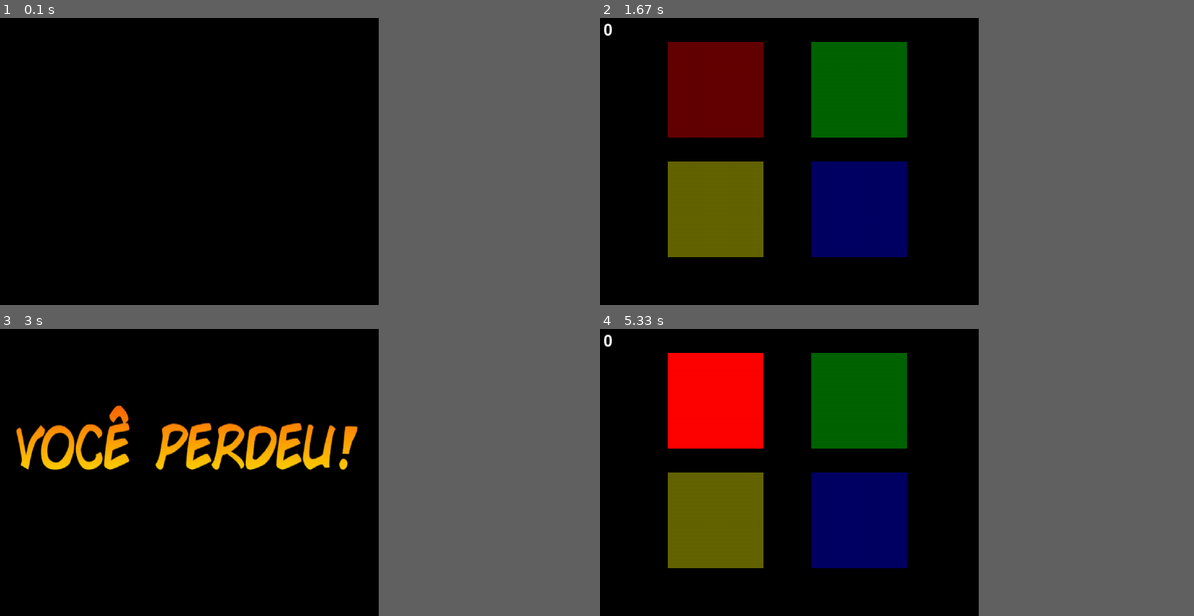
Above: before the commit, frames 1-4 (two rows, left to right).
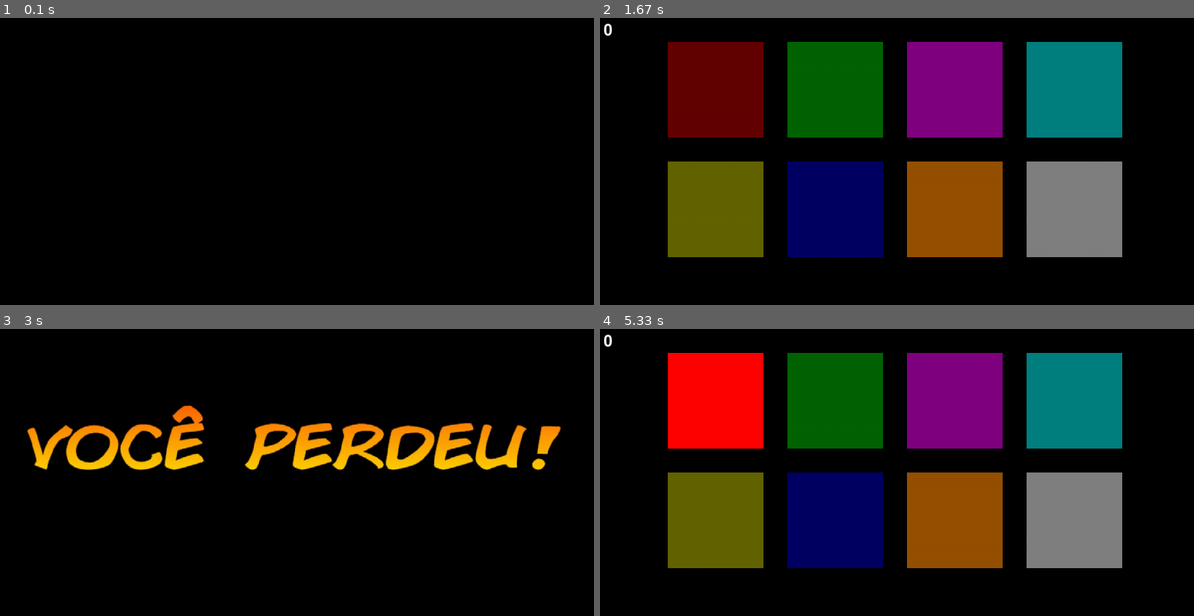
Above: after the commit, the same moments.

Repository: luccapbsaraiva/Projeto_pygame
Game: pygame game, started from Genius.py
The game is run twice, just before and just after one commit, with the same random seed, the same clock (stepped at 60 frames per second) and the same inputs.
Inputs:
- Up to frame 1 (0.1 s): no input
- Up to frame 2 (1.67 s): hold S from 1.4 s (still down)
- Up to frame 3 (3 s): release S at 2 s
- Up to frame 4 (5.33 s): no input
The window is 576x432 before the commit and 900x432 after it. Grey fills any space a smaller window leaves; there, only what the larger window draws over its background counts as a difference.

The runs differ from the first frame. In frame 1, only the window size differs. In frame 2, 27% of the frame differs, in the area x 31-88%, y 8-84%; in frame 3, 8.5%; in frame 4, 27%.

Commit message:
Update Genius.py
Adicionei as outras cores e ajeitei as dimensões da janela junto com a distância dos botões entre si

Diff:
--- a/Genius.py
+++ b/Genius.py
@@ -4,18 +4,23 @@
 
 pygame.init()
 
-window = pygame.display.set_mode((800, 600 ))
+window = pygame.display.set_mode((1250, 600 ))
 pygame.display.set_caption('Botões')
 
 font = pygame.font.SysFont(None, 48)
 imagem = pygame.image.load("som/voceperdeu.jpg")
-imagem = pygame.transform.scale(imagem, (800, 600))
+imagem = pygame.transform.scale(imagem, (1250, 600))
 
 
 vermelho = (100, 0, 0)
 verde = (0, 100, 0)
 amarelo = (100, 100, 0)
 azul = (0, 0, 100)
+roxo= (128, 0, 128)
+laranja= (150, 80, 0)
+a_piscina= (0, 128, 128)
+branco = (128, 128, 128)
+cores = [vermelho, verde, azul, amarelo, roxo, laranja, a_piscina, branco]
 vermelho_claro = (255, 0, 0)
 
 
@@ -27,9 +32,13 @@
 
 
 botao_verm = pygame.Rect(150, 50, 200, 200)
-botao_verde = pygame.Rect(450, 50, 200, 200)
+botao_verde = pygame.Rect(400, 50, 200, 200)
 botao_amar = pygame.Rect(150, 300, 200, 200)
-botao_azul = pygame.Rect(450, 300, 200, 200)
+botao_azul = pygame.Rect(400, 300, 200, 200)
+botao_roxo = pygame.Rect(650, 50, 200, 200)
+botao_laranja = pygame.Rect(650, 300, 200, 200)
+botao_a_piscina = pygame.Rect(900, 50, 200, 200)
+botao_branco = pygame.Rect(900, 300, 200, 200)
 clock = pygame.time.Clock()
 FPS = 60
 vel = 50
@@ -203,6 +212,10 @@
     pygame.draw.rect(window, amarelo, botao_amar)
     pygame.draw.rect(window, verde, botao_verde)
     pygame.draw.rect(window, azul, botao_azul)
+    pygame.draw.rect(window, roxo, botao_roxo)
+    pygame.draw.rect(window, laranja, botao_laranja)
+    pygame.draw.rect(window, a_piscina, botao_a_piscina)
+    pygame.draw.rect(window, branco, botao_branco)
     font = pygame.font.SysFont(None, 48)
     text_surface = font.render("{:01d}".format(score), True, (255, 255, 255))
     text_rect = text_surface.get_rect()
